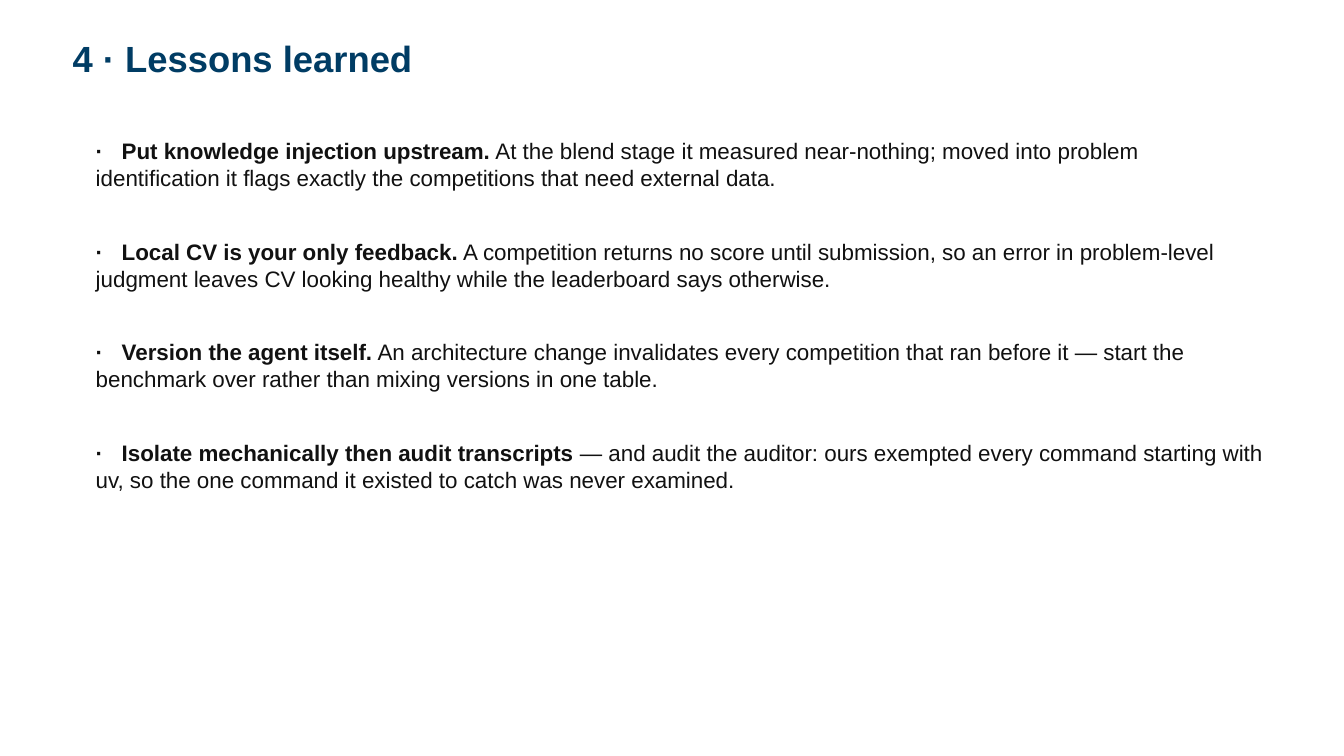
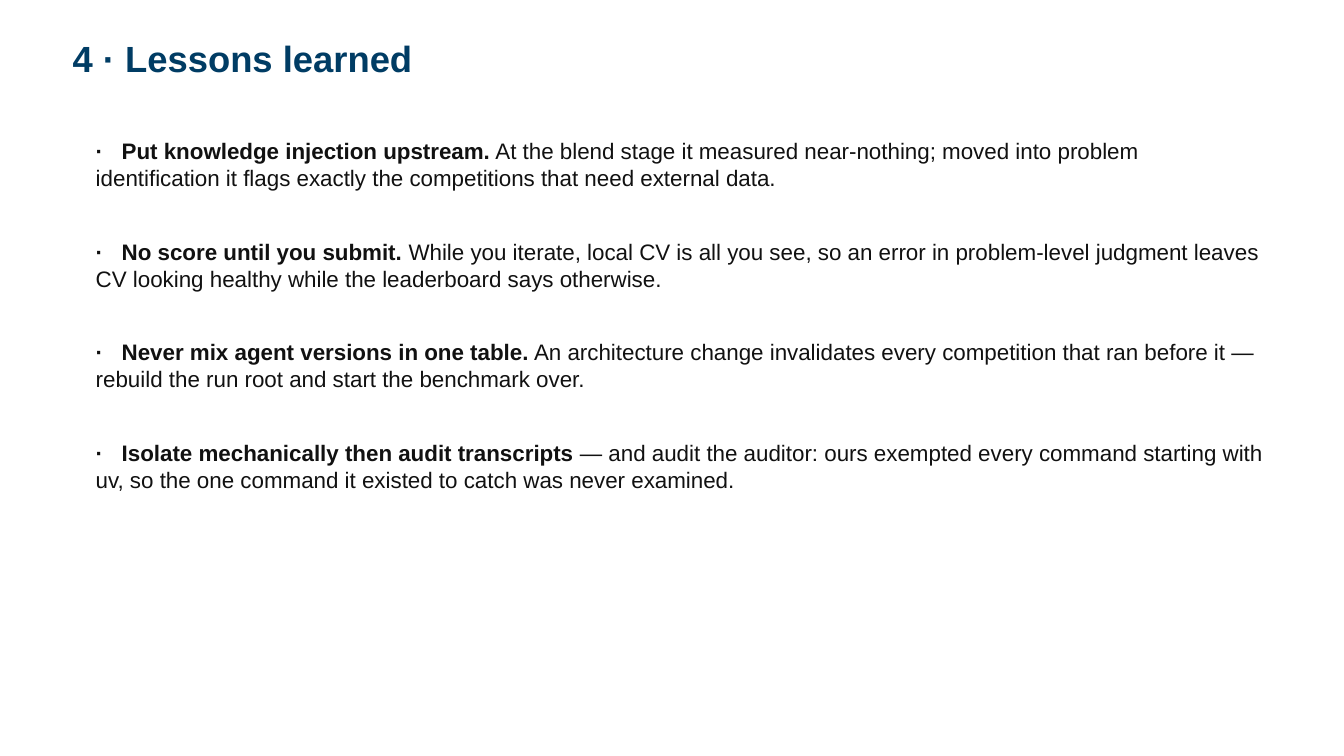
Before and after one commit to 930731haohao-afk/kaggle-agent, a slide deck: slide 5 of docs/presentation/slides_4min.pptx. Drawn at 1344x756 pixels with LibreOffice and Linux fonts; fonts in the diff are those of the drawing. Boxes give left, top, right and bottom in pixels: in the first picture for what was removed or moved away, otherwise in the second. Text is boxed around its words. In the diff, an @@ line names an element or a change of style, - is before the commit and + after.

```diff
--- a/docs/presentation/slides_4min.pptx
+++ b/docs/presentation/slides_4min.pptx
@@ text at [96, 243, 1259, 292]: text changed @@
-· Local CV is your only feedback. A competition returns no score until submission, so an error in problem-level judgment leaves CV looking healthy while the leaderboard says otherwise.
+· No score until you submit. While you iterate, local CV is all you see, so an error in problem-level judgment leaves CV looking healthy while the leaderboard says otherwise.
@@ text at [96, 343, 1225, 388]: text changed @@
-· Version the agent itself. An architecture change invalidates every competition that ran before it — start the benchmark over rather than mixing versions in one table.
+· Never mix agent versions in one table. An architecture change invalidates every competition that ran before it — rebuild the run root and start the benchmark over.
```
Also in this commit, not shown: 4 other slides changed, 14 other files.
